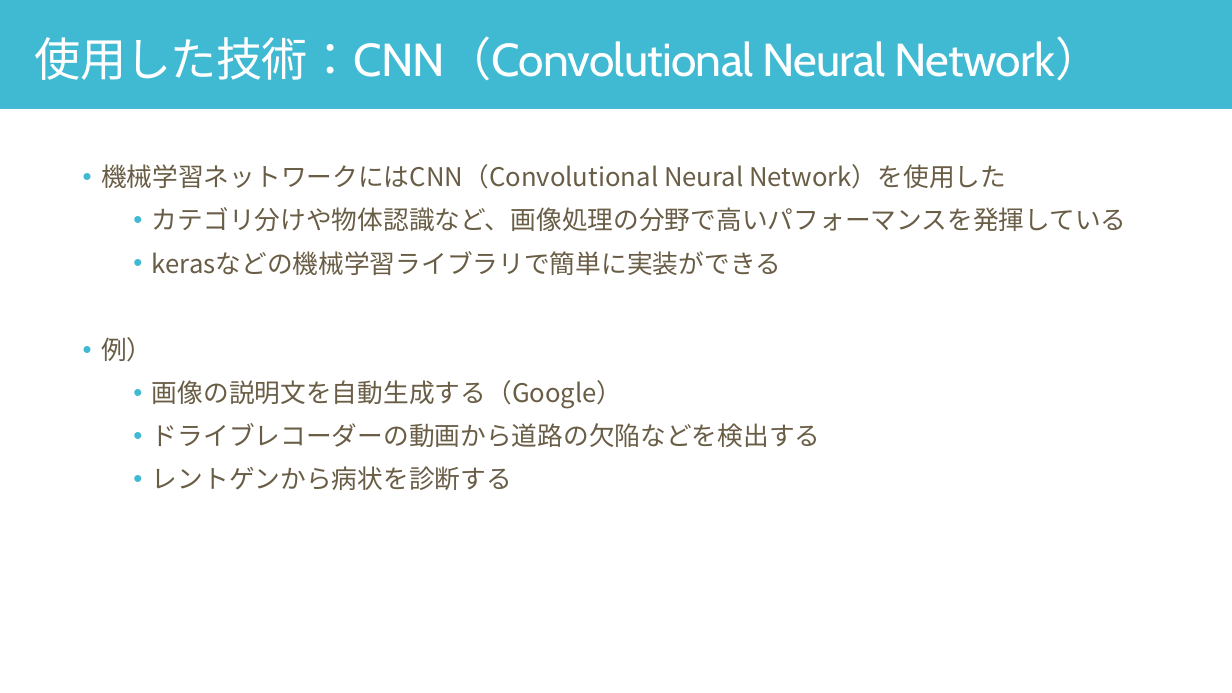
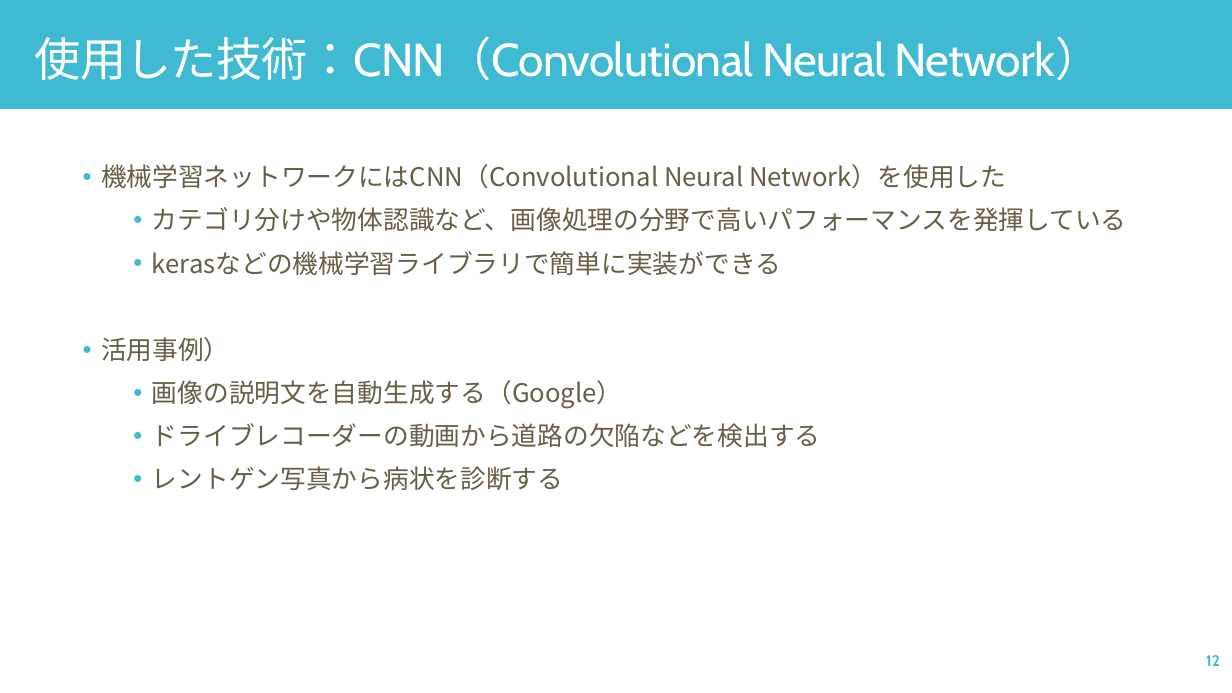
Before and after one commit to yuu5322/sci23, a slide deck: slide 12 of 口頭試問.pptx. Drawn at 1232x693 pixels with LibreOffice and Linux fonts; fonts in the diff are those of the drawing. Boxes give left, top, right and bottom in pixels: in the first picture for what was removed or moved away, otherwise in the second. Text is boxed around its words. In the diff, an @@ line names an element or a change of style, - is before the commit and + after.

```diff
--- a/口頭試問.pptx
+++ b/口頭試問.pptx
@@ text at (101, 337, 230, 362): text changed @@
-• 例）
+• 活用事例）
@@ text at (152, 466, 563, 490): text changed @@
-  • レントゲンから病状を診断する
+  • レントゲン写真から病状を診断する
@@ page number added at (1206, 655, 1220, 666), 12 pt, text #40BAD2, bold @@
+12
```
Also in this commit, not shown: 17 other slides changed, 3 slides added, 3 slides removed.
